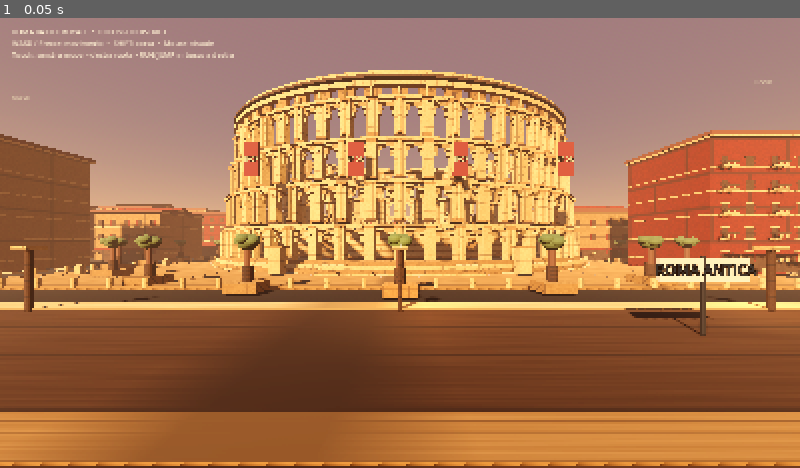
Above: before the commit, frame 1.
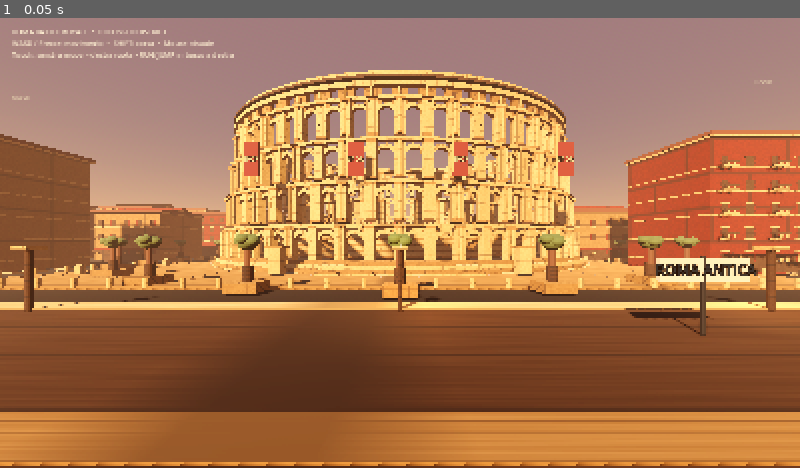
Above: after the commit, the same moment.

Repository: romabattleroyale/Roma-BRT
Game: Godot game, scene res://main.tscn
Same seed, same stepped clock (60 frames per second), same inputs: the game is played once before the commit and once after it.
Inputs:
- Up to frame 1 (0.05 s): no input

The runs differ from the first frame. In frame 1, 1.7% of the frame differs, in the area x 28-72%, y 18-52%.

Commit message:
Correct arch voussoir placement and rotation to form semicircular Roman arcade crowns

Diff:
--- a/quality_lab/main.gd
+++ b/quality_lab/main.gd
@@ -267,10 +267,10 @@
 			var tangent_arch := Vector3(-sin(mid_a), 0, cos(mid_a))
 			for stone_idx in range(7):
 				var theta := PI - PI * float(stone_idx) / 6.0
-				var arc_pos := Vector3(cos(mid_a) * rx, y + 3.0 + sin(theta) * 1.35, sin(mid_a) * rz) + tangent_arch * (cos(theta) * 1.35)
+				var arc_pos := Vector3(cos(mid_a) * rx, y + 2.55 + sin(theta) * 1.30, sin(mid_a) * rz) + tangent_arch * (cos(theta) * 1.30)
 				var voussoir := _box(col, Vector3(0.58, 0.42, 1.42), arc_pos, trim)
 				voussoir.look_at(arc_pos + tangent_arch, Vector3.UP)
-				voussoir.rotate_object_local(Vector3(0, 0, 1), theta - PI * 0.5)
+				voussoir.rotate_object_local(Vector3(1, 0, 0), theta - PI * 0.5)
 		_elliptical_ring(col, rx + 0.35, rz + 0.35, 0.45, y + 4.65, trim)
 	# Upper attic course: solid travertine parapet with regularly spaced small openings.
 	# This is distinct from the four lower arcades and breaks the repetitive silhouette.
